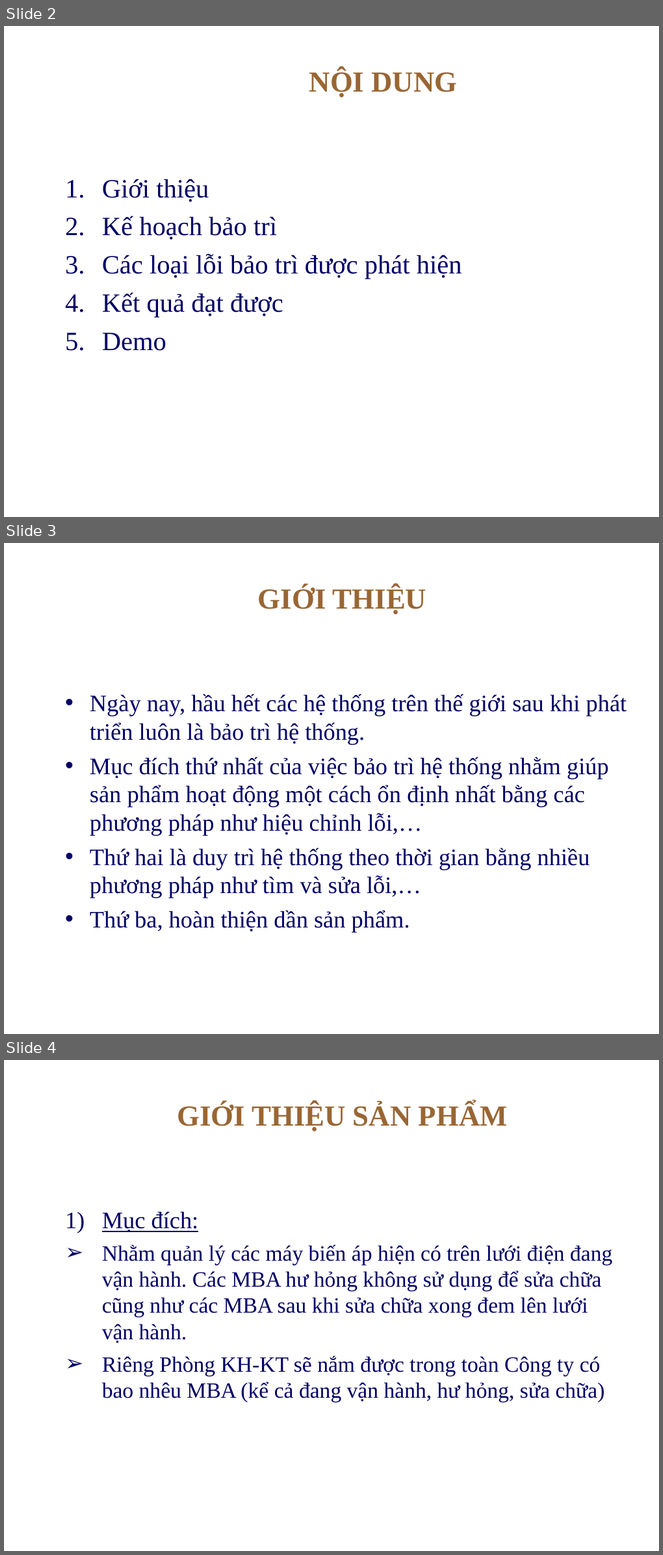
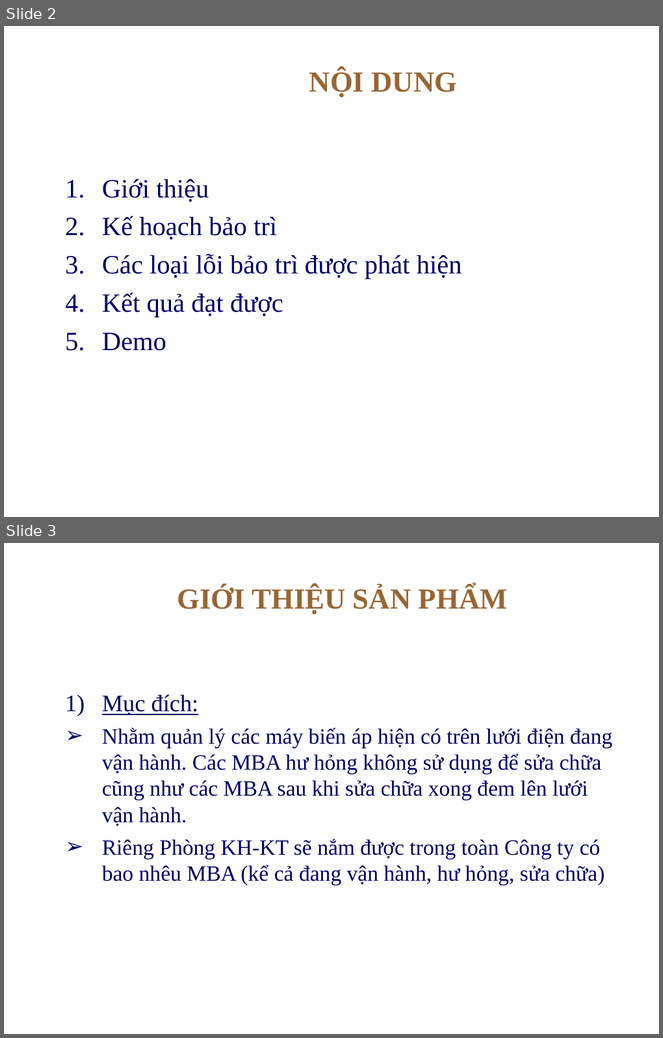
Before and after one commit to thanhphi0127/manager-configuration, a slide deck: doc/baitapso2/BAOTRI_BAITAP2.ppt. Shown one above the other, each under a label of ours: slides 2, 3 and 4 before the commit, slides 2 and 3 after it. The pictures are 663x1555 and 663x1038 pixels, drawn with LibreOffice and Linux fonts; fonts in the diff are those of the drawing; background and template pictures are left out. Boxes give left, top, right and bottom in pixels: in the first picture for what was removed or moved away, otherwise in the second. Text is boxed around its words. In the diff, an @@ line names an element or a change of style, - is before the commit and + after.

```diff
--- a/doc/baitapso2/BAOTRI_BAITAP2.ppt
+++ b/doc/baitapso2/BAOTRI_BAITAP2.ppt
@@ slide 3 removed at (4,543,659,1034), background picture (left out) @@
@@ title removed at (258,586,426,615) @@
-GIỚI THIỆU
@@ text removed at (90,694,627,932) @@
-• Ngày nay, hầu hết các hệ thống trên thế giới sau khi phát triển luôn là bảo trì hệ thống.
-• Mục đích thứ nhất của việc bảo trì hệ thống nhằm giúp sản phẩm hoạt động một cách ổn định nhất bằng các phương pháp như hiệu chỉnh lỗi,…
-• Thứ hai là duy trì hệ thống theo thời gian bằng nhiều phương pháp như tìm và sửa lỗi,…
-• Thứ ba, hoàn thiện dần sản phẩm.
@@ what was slide 4 is now slide 3 @@
```
Also in this commit, not shown: 3 slides changed, 11 slides added, 1 other slide removed.
